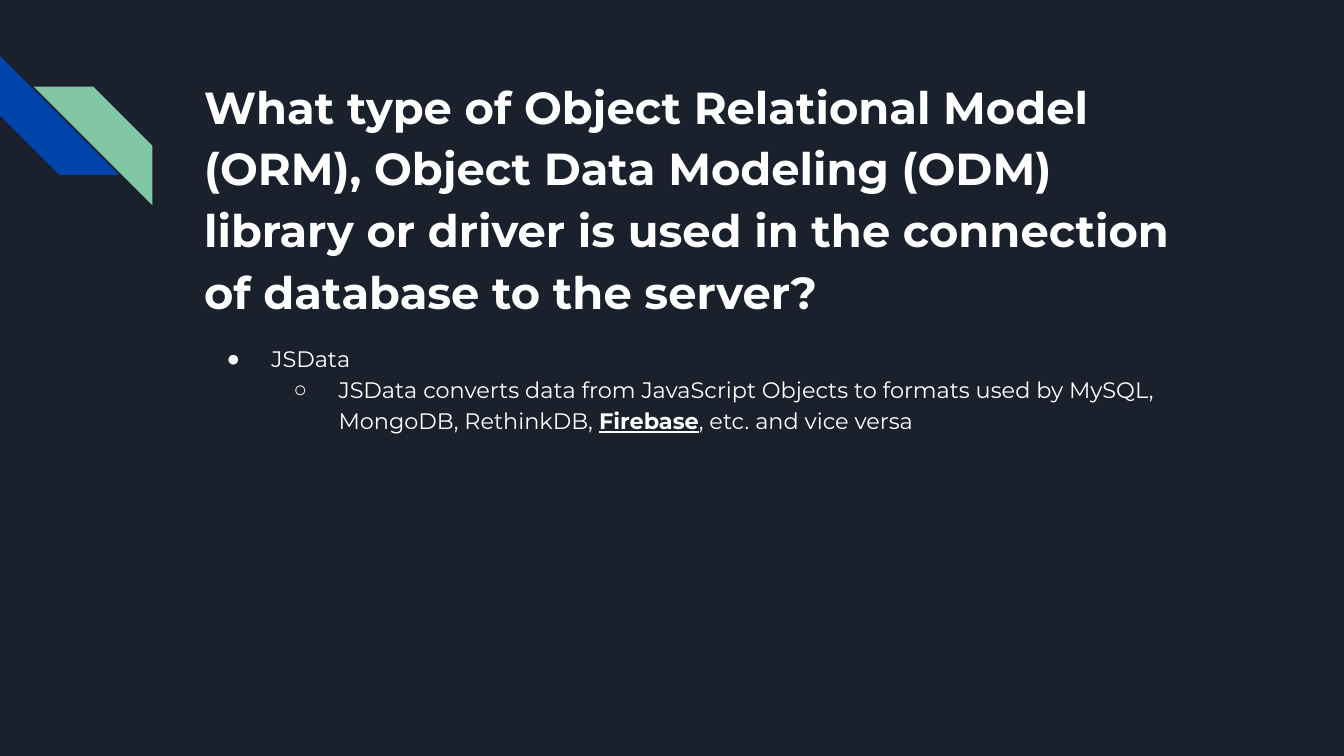
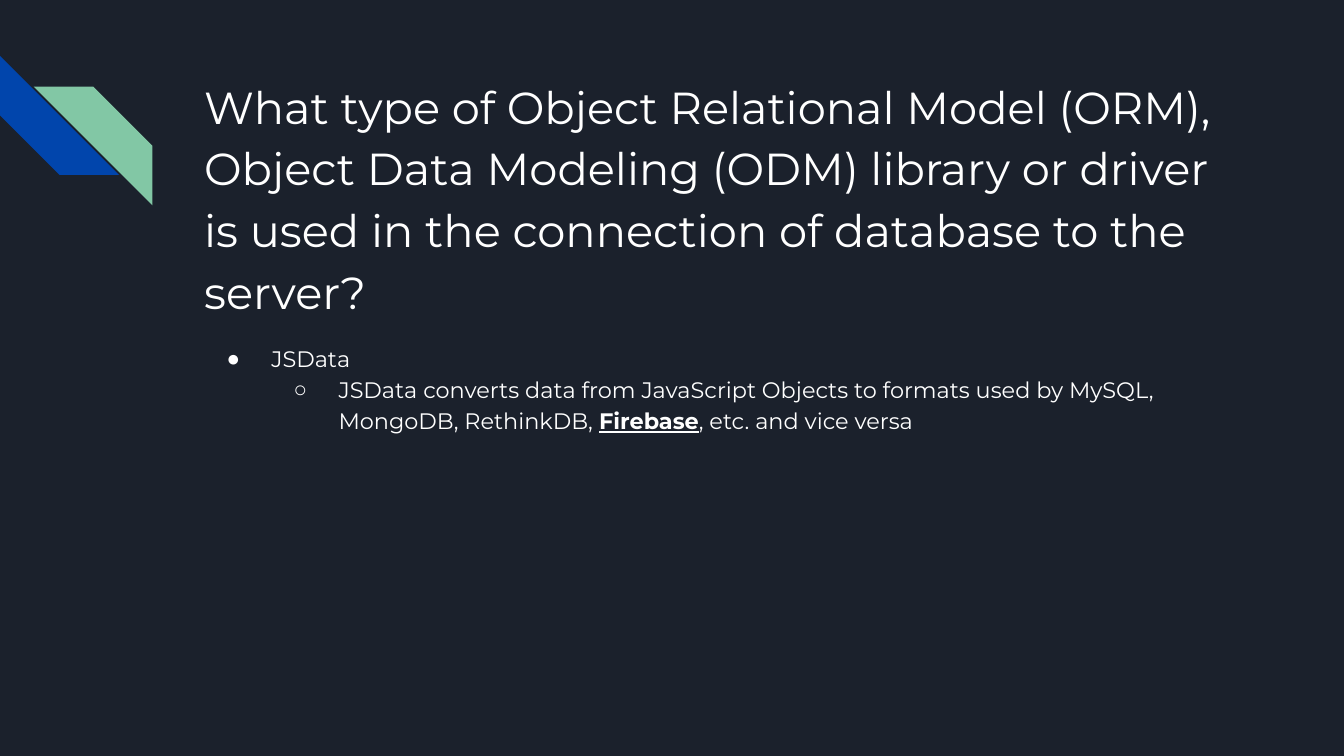
Before and after one commit to jamilkhan98/CECS491AProject, a slide deck: slide 28 of Sprints/Sprint #4/Sprint #4 Presentation.pptx (slide 17 before the commit). Drawn at 1344x756 pixels with LibreOffice and Linux fonts; fonts in the diff are those of the drawing. Boxes give left, top, right and bottom in pixels: in the first picture for what was removed or moved away, otherwise in the second. Text is boxed around its words. In the diff, an @@ line names an element or a change of style, - is before the commit and + after.

```diff
--- a/Sprints/Sprint #4/Sprint #4 Presentation.pptx
+++ b/Sprints/Sprint #4/Sprint #4 Presentation.pptx
@@ title "What type of Object Relational ..." at (204, 90, 1211, 310): bold off @@
```
Also in this commit, not shown: 6 other slides changed, 15 slides added.
